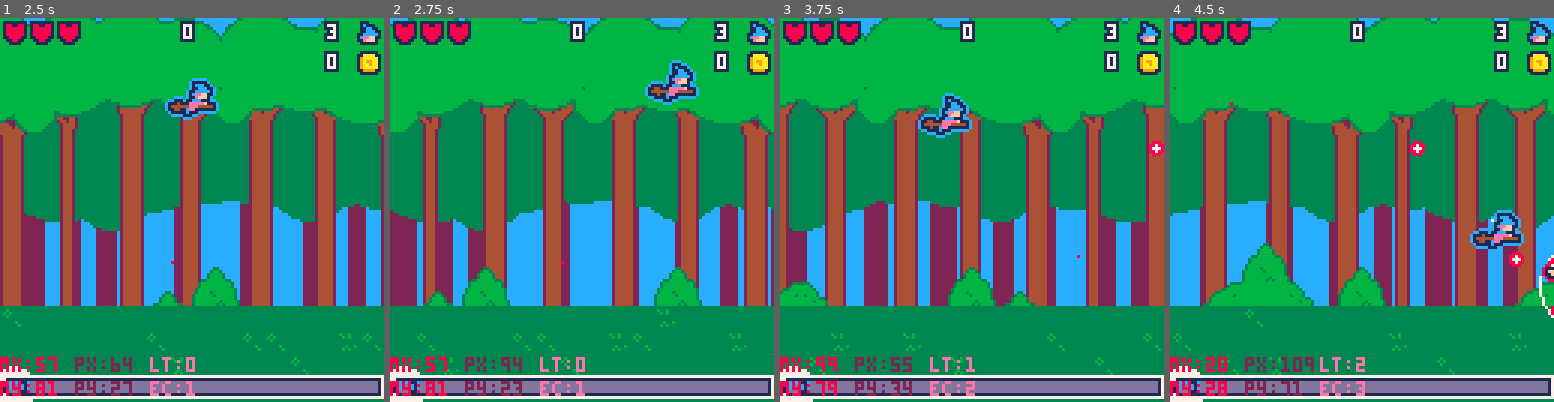
Above: before the commit, frames 1-4 (left to right).
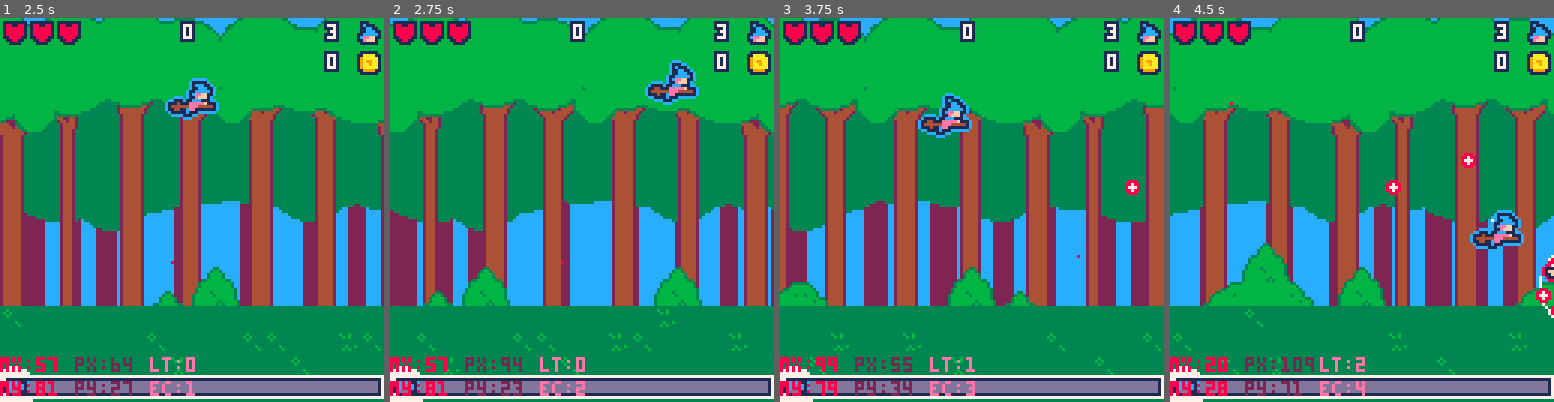
Above: after the commit, the same moments.

Repository: roseblack02/pico8-witch_blaster
Game: PICO-8 cartridge witch_blaster.p8
Two runs of this game, one before a commit and one after it. Both use one fixed random seed, a clock stepped at 60 frames per second and the inputs below.
Inputs (mouse positions are in pixels of both pictures, inside the frame that each line leads up to):
- Up to frame 1 (2.5 s): tap X (X key) at 0.33, 1.07, 1.85 s; click (280, 121) at 0.67 s; tap O (Z key) at 0.7, 1.7, 2.1 s; click (46, 267) at 1.22 s; hold Right 1.6-2.1 s; click (107, 114) at 1.77 s; hold Up 2.15-2.42 s; click (172, 259) at 2.32 s; hold Right from 2.47 s (still down)
- Up to frame 2 (2.75 s): keep holding Right; tap O (Z key) at 2.5 s
- Up to frame 3 (3.75 s): click (1014, 106) at 2.87 s; tap O (Z key) at 2.9, 3.3, 3.7 s; tap X (X key) at 2.97 s; release Right at 3.03 s; hold Left 3.08-3.58 s; click (1075, 256) at 3.42 s; hold Down from 3.63 s (still down)
- Up to frame 4 (4.5 s): release Down at 3.97 s; click (1231, 102) at 3.97 s; hold Right from 4.02 s (still down); tap X (X key) at 4.08 s; tap O (Z key) at 4.1 s

Frame 1 is identical in both runs. In frame 2, less than 0.1% of the frame differs, in the area x 48-51%, y 94-98%; in frame 3, 0.3%; in frame 4, 0.7%, in the area x 48-100%, y 32-99%.

Commit message:
Update witch_blaster.p8

Diff:
--- a/witch_blaster.p8
+++ b/witch_blaster.p8
@@ -915,7 +915,7 @@
 			self:check_collision(self)
 
 			--shoot multiple times with random time offsets
-			for i=0,2 do
+			for i=0,3 do
 				self:shoot_player(self,flr(rnd(20)+10),5)
 			end
 
